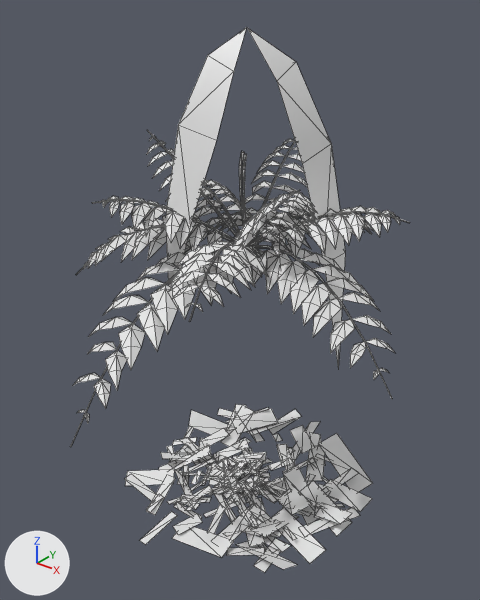
An edit to the OBJ model game/assets/models/plants/SM_Plant_TreeFernYoung_Leaf.obj, drawn before and after from the same camera.
The view is the same before and after, from a camera (50 mm lens) standing at (3.3, -4.2, 4.67) and looking at (0.09, -0.2, 2.19). Every picture has the same lights, and +X, +Y and +Z are marked at lower left. The older version comes first. Mesh edges are drawn as thin lines. Where no turn or scale is listed for an object, it has been applied to the vertices. Vertices at exactly the same position are counted once.

The older version as bpy lines, for what is in view:
```python
me_sm_plant_treefernyoung_leaf = bpy.data.meshes.new('SM_Plant_TreeFernYoung_Leaf')
me_sm_plant_treefernyoung_leaf.from_pydata(...)  # 2711 vertices, 2780 faces; spans x -1.38..1.67, y -1.82..1.39, z -0.12..4.34
ob_sm_plant_treefernyoung_leaf = bpy.data.objects.new('SM_Plant_TreeFernYoung_Leaf', me_sm_plant_treefernyoung_leaf)
ob_sm_plant_treefernyoung_leaf.location = (0.0, 0.0, 0.0)
```
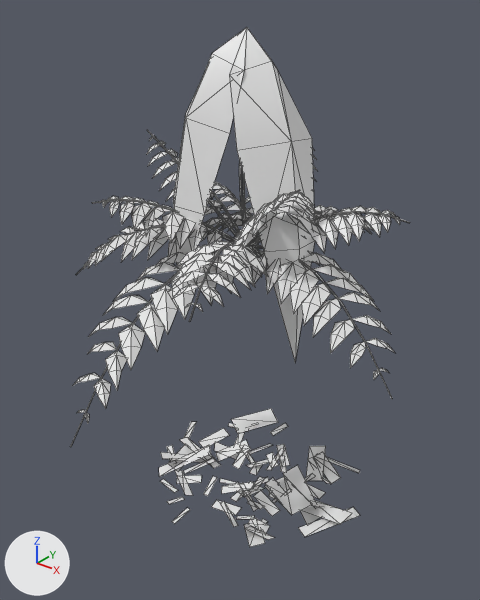
Where the change shows, as pixel boxes [x1, y1, x2, y2] in the pictures (480 x 600 px; the box of a moved part takes in the faces that stretch with it):
'SM_Plant_TreeFernYoung_Leaf', reshaped
    before: [70, 27, 410, 573]
    after: [70, 27, 410, 547]
part 1 of me_sm_plant_treefernyoung_leaf, deleted
    before: [146, 427, 344, 549]
part 2 of me_sm_plant_treefernyoung_leaf, moved or reshaped
    before: [125, 404, 372, 573]
    after: [160, 423, 341, 540]
part 3 of me_sm_plant_treefernyoung_leaf, moved or reshaped
    before: [166, 27, 345, 368]
    after: [173, 27, 315, 361]

Diff of the bpy script that builds the scene:
```diff
--- a/game/assets/models/plants/SM_Plant_TreeFernYoung_Leaf.obj.py
+++ b/game/assets/models/plants/SM_Plant_TreeFernYoung_Leaf.obj.py
@@ me_sm_plant_treefernyoung_leaf @@
 # used by ob_sm_plant_treefernyoung_leaf; location = (0.0, 0.0, 0.0)
-me_sm_plant_treefernyoung_leaf.from_pydata(...)  # 2711 vertices, 2780 faces; spans x -1.38..1.67, y -1.82..1.39, z -0.12..4.34
+me_sm_plant_treefernyoung_leaf.from_pydata(...)  # 2263 vertices, 2556 faces; spans x -1.38..1.67, y -1.82..1.39, z -0.06..4.34
+# me_sm_plant_treefernyoung_leaf part 1: 112 loose pieces with 448 vertices, spanning x -1.02..0.99, y -0.97..0.87, z -0.06..0.14, are deleted
+# me_sm_plant_treefernyoung_leaf part 2
+# 112 vertices move from x -1.1..1.2, y -1.24..1.28, z -0.12..0.23 to x -0.73..0.77, y -0.89..1.02, z -0.05..0.14
+# me_sm_plant_treefernyoung_leaf part 3
+# 20 vertices are removed from x -0.51..0.7, y -0.6..0.66, z 1.39..4.15
+# 24 faces are deleted
+# 20 vertices are added at x -0.49..0.69, y -0.55..0.18, z 1.79..4.17
+# 24 new faces join them
```
